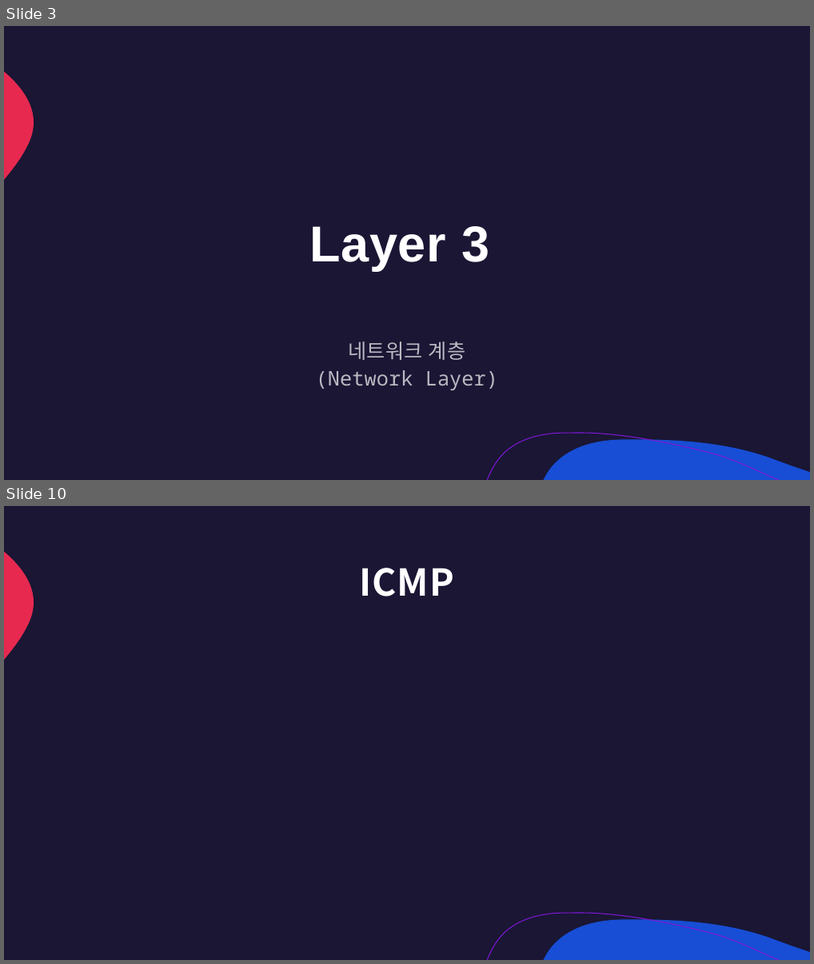
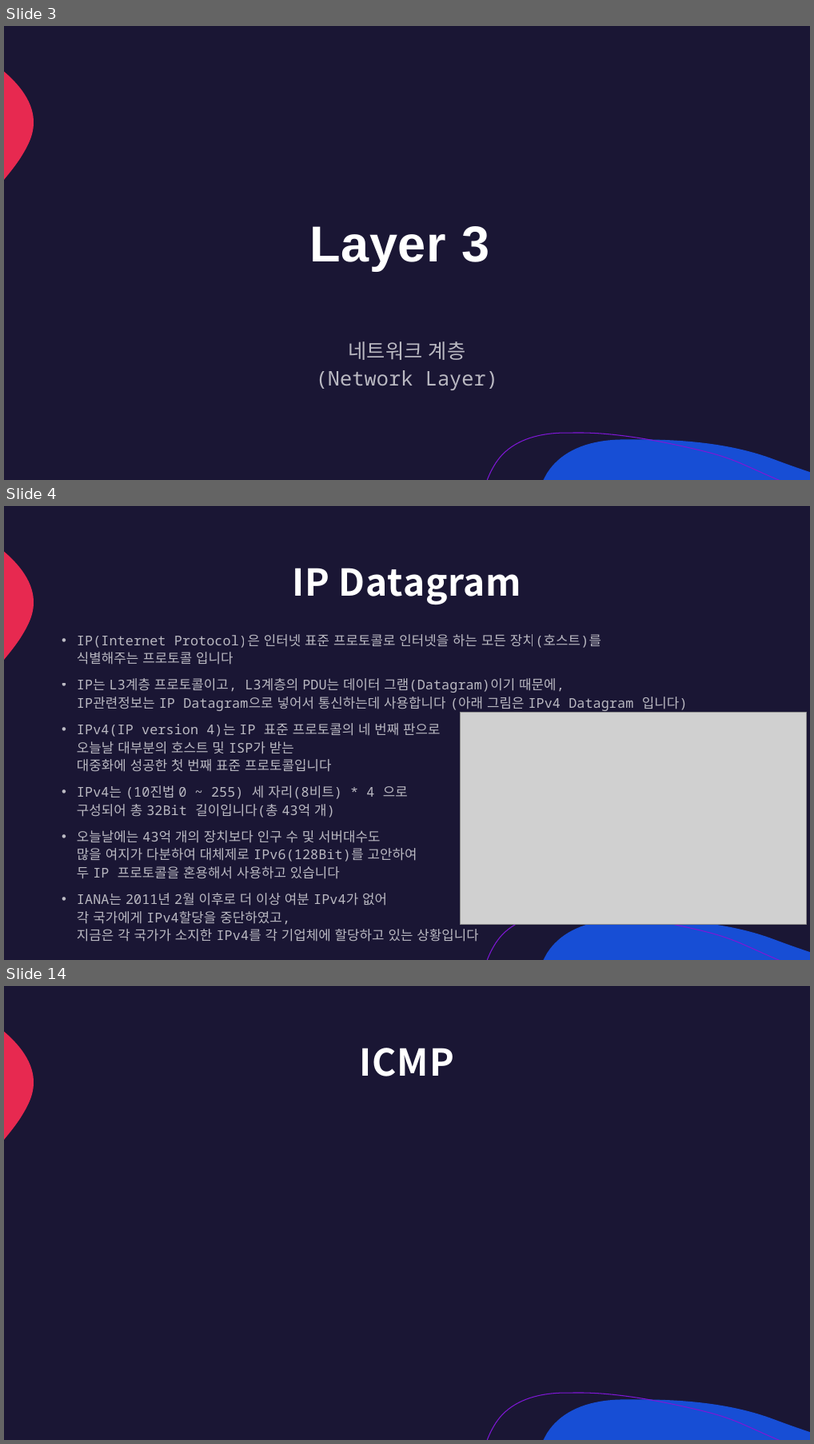
Before and after one commit to lumen4723/2024_network, a slide deck: 3.pptx. Shown one above the other, each under a label of ours: slides 3 and 10 before the commit, slides 3, 4 and 14 after it; the slides between them are not shown. The pictures are 814x964 and 814x1444 pixels, drawn with LibreOffice and Linux fonts; fonts in the diff are those of the drawing; grey boxes stand for pictures. Boxes give left, top, right and bottom in pixels: in the first picture for what was removed or moved away, otherwise in the second. Text is boxed around its words. In the diff, an @@ line names an element or a change of style, - is before the commit and + after.

```diff
--- a/3.pptx
+++ b/3.pptx
@@ slide 4 added at bbox=[4, 506, 810, 960], background #1A1634; not listed: 3 template elements that a slide beside it also shows @@
@@ title added at bbox=[292, 568, 522, 605], 44 pt, text #FFFFFF, bold @@
+IP Datagram
@@ text added at bbox=[77, 634, 688, 941], 16 pt, text #FFFFFF at 70% opacity @@
+• IP(Internet Protocol)은 인터넷 표준 프로토콜로 인터넷을 하는 모든 장치(호스트)를
+  식별해주는 프로토콜 입니다
+• IP는 L3계층 프로토콜이고, L3계층의 PDU는 데이터 그램(Datagram)이기 때문에,
+  IP관련정보는 IP Datagram으로 넣어서 통신하는데 사용합니다 (아래 그림은 IPv4 Datagram 입니다)
+• IPv4(IP version 4)는 IP 표준 프로토콜의 네 번째 판으로
+  오늘날 대부분의 호스트 및 ISP가 받는
+  대중화에 성공한 첫 번째 표준 프로토콜입니다
+• IPv4는 (10진법 0 ~ 255) 세 자리(8비트) * 4 으로
+  구성되어 총 32Bit 길이입니다(총 43억 개)
+• 오늘날에는 43억 개의 장치보다 인구 수 및 서버대수도
+  많을 여지가 다분하여 대체제로 IPv6(128Bit)를 고안하여
+  두 IP 프로토콜을 혼용해서 사용하고 있습니다
+• IANA는 2011년 2월 이후로 더 이상 여분 IPv4가 없어
+  각 국가에게 IPv4할당을 중단하였고,
+  지금은 각 국가가 소지한 IPv4를 각 기업체에 할당하고 있는 상황입니다
@@ picture added at bbox=[460, 712, 806, 924] @@
@@ what was slide 10 is now slide 14 @@
```
Also in this commit, not shown: 1 slide changed, 8 other slides added, 5 slides removed.
